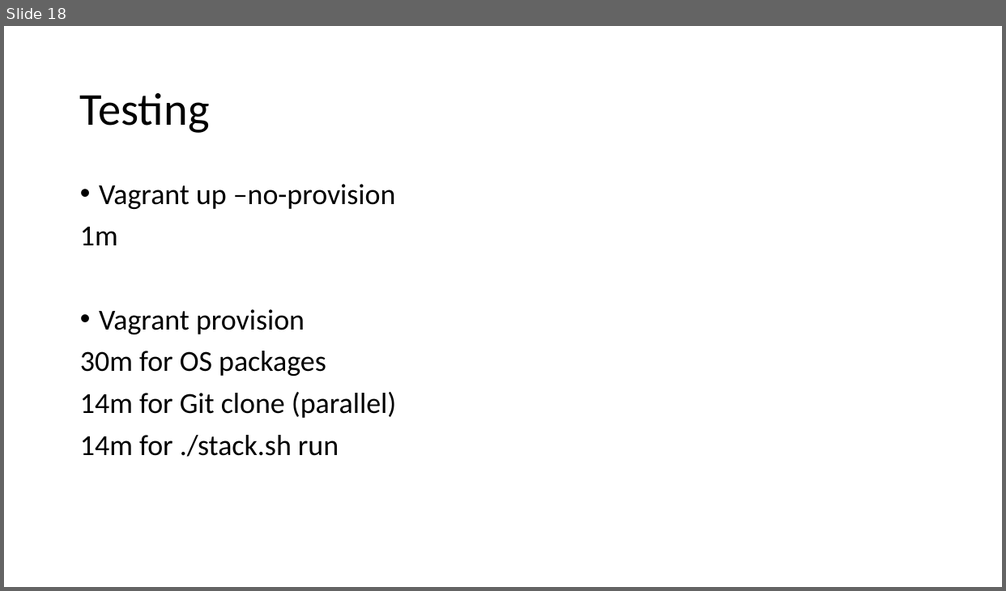
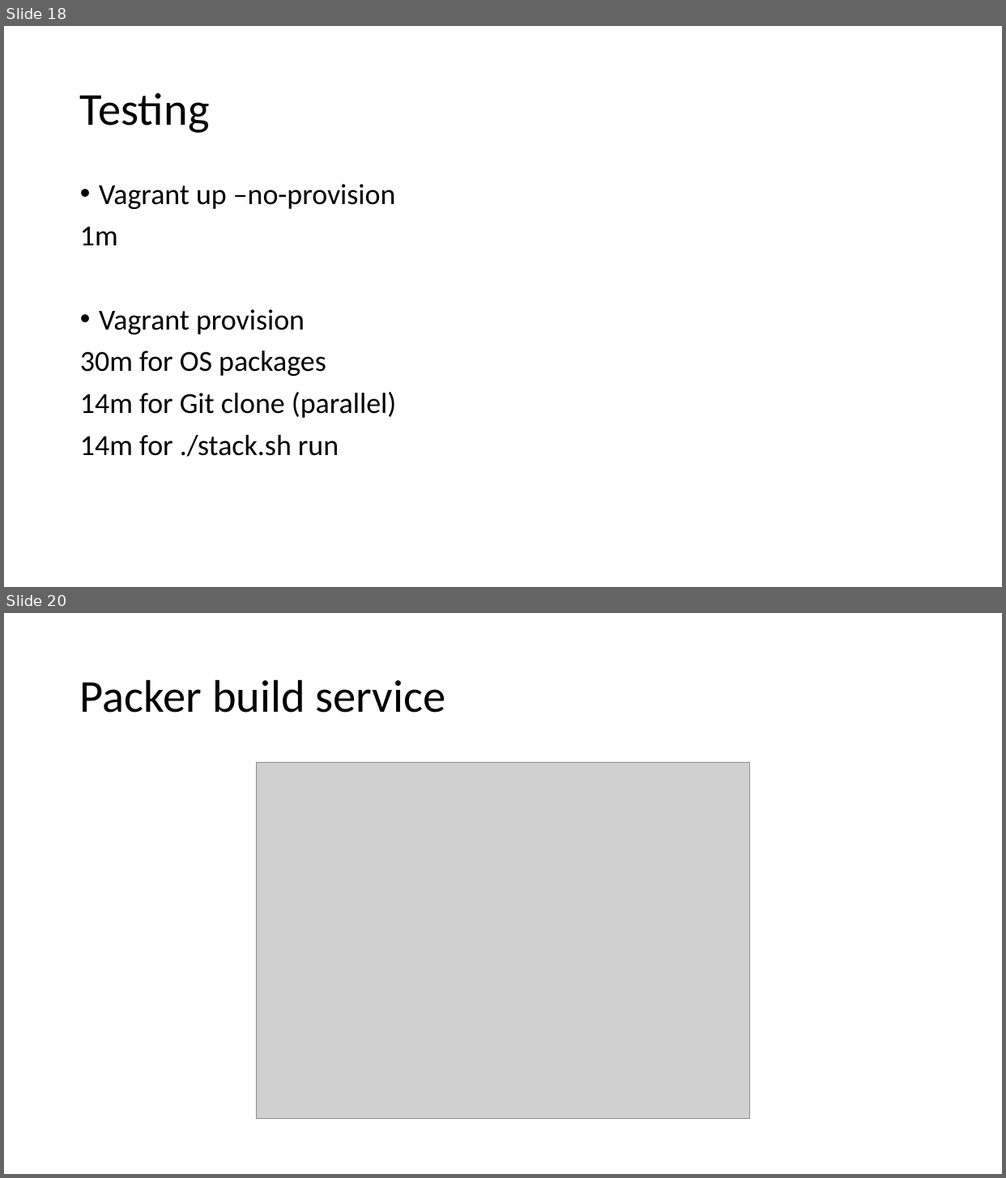
Before and after one commit to kikitux/devstack_docker, a slide deck: Hashicorp_devstack.pptx. Shown one above the other, each under a label of ours: slide 18 before the commit, slides 18 and 20 after it; the slides between them are not shown. The pictures are 1006x591 and 1006x1178 pixels, drawn with LibreOffice and Linux fonts; fonts in the diff are those of the drawing; grey boxes stand for pictures. Boxes give left, top, right and bottom in pixels: in the first picture for what was removed or moved away, otherwise in the second. Text is boxed around its words. In the diff, an @@ line names an element or a change of style, - is before the commit and + after.

```diff
--- a/Hashicorp_devstack.pptx
+++ b/Hashicorp_devstack.pptx
@@ slide 20 added at (x1=4, y1=613, x2=1002, y2=1174), background #FFFFFF @@
@@ title added at (x1=80, y1=679, x2=446, y2=713), 44 pt, text #000000 @@
+Packer build service
@@ picture added at (x1=256, y1=763, x2=750, y2=1119) @@
```
Also in this commit, not shown: 2 other slides added, 4 other files.
